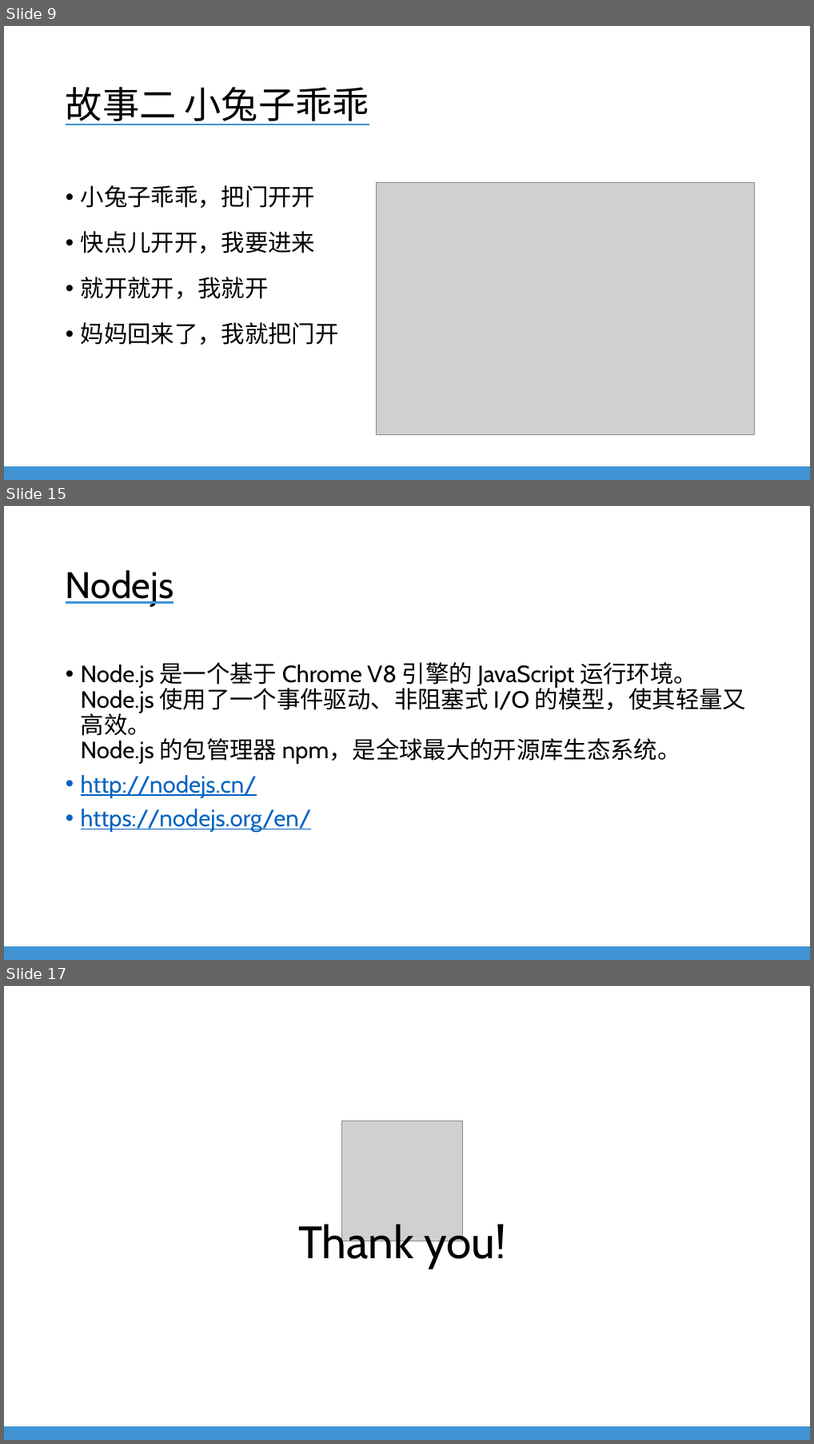
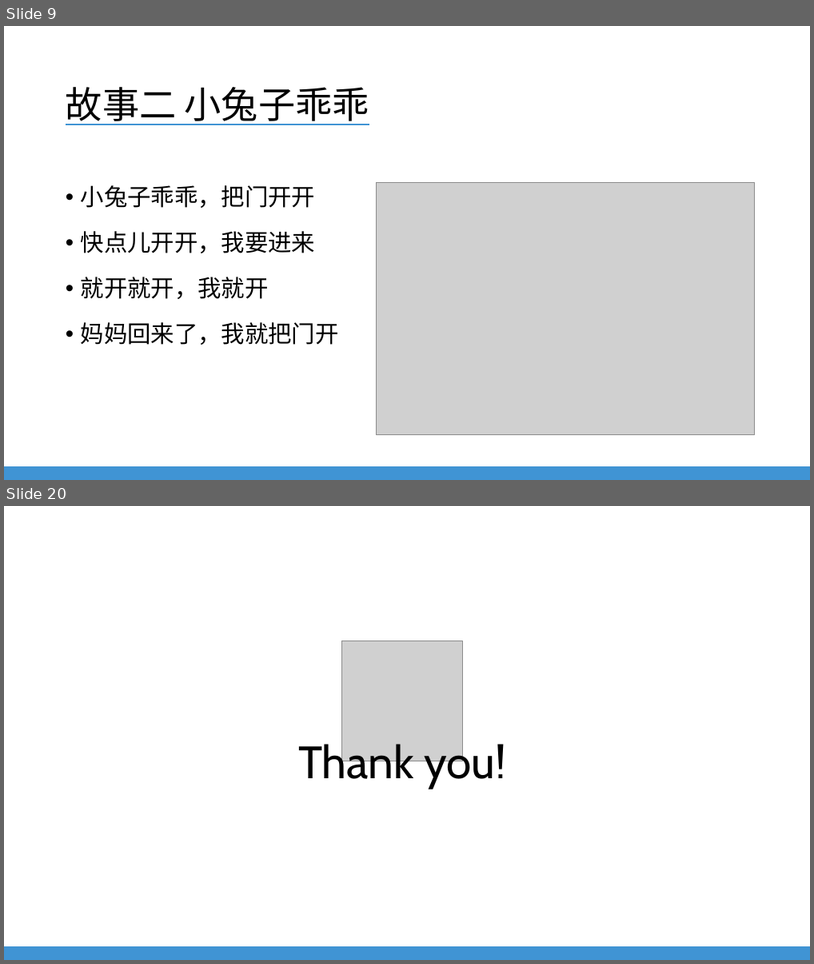
Before and after one commit to EverDoc/NLU, a slide deck: NLU Training - Javascript For QA.pptx. Shown one above the other, each under a label of ours: slides 9, 15 and 17 before the commit, slides 9 and 20 after it; the slides between them are not shown. The pictures are 814x1444 and 814x964 pixels, drawn with LibreOffice and Linux fonts; fonts in the diff are those of the drawing; grey boxes stand for pictures; background and template pictures are left out. Boxes give left, top, right and bottom in pixels: in the first picture for what was removed or moved away, otherwise in the second. Text is boxed around its words. In the diff, an @@ line names an element or a change of style, - is before the commit and + after.

```diff
--- a/NLU Training - Javascript For QA.pptx
+++ b/NLU Training - Javascript For QA.pptx
@@ slide 15 removed at (x1=4, y1=506, x2=810, y2=960), background #FFFFFF; not listed: 1 template element that a slide beside it also shows @@
@@ title removed at (x1=66, y1=570, x2=174, y2=607) @@
-Nodejs
@@ text removed at (x1=81, y1=662, x2=746, y2=832) @@
-• Node.js 是一个基于 Chrome V8 引擎的 JavaScript 运行环境。
-  Node.js 使用了一个事件驱动、非阻塞式 I/O 的模型，使其轻量又高效。
-  Node.js 的包管理器 npm，是全球最大的开源库生态系统。
-• http://nodejs.cn/
-• https://nodejs.org/en/
@@ what was slide 17 is now slide 20 @@
```
Also in this commit, not shown: 10 slides added, 6 other slides removed.
